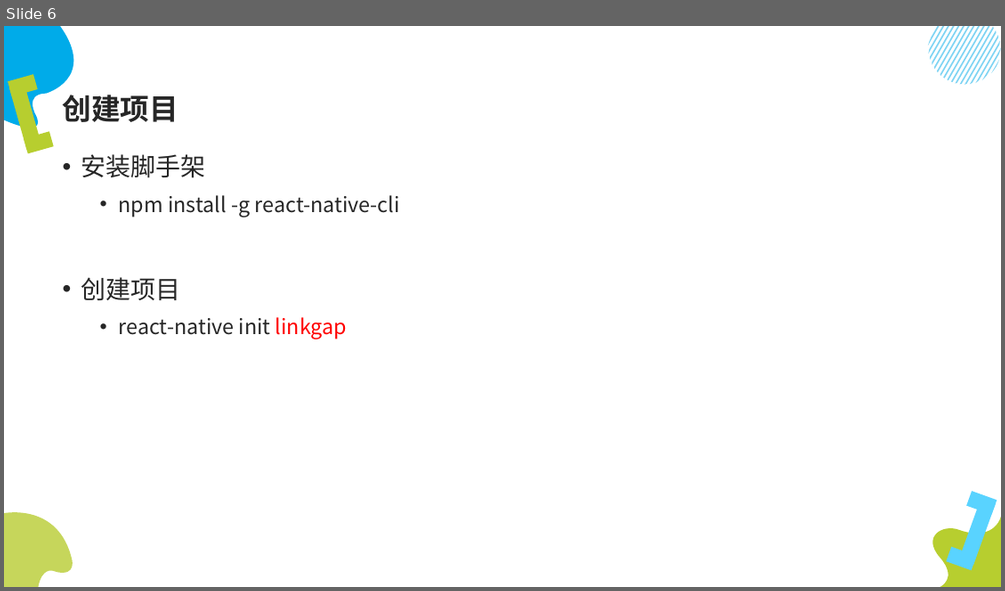
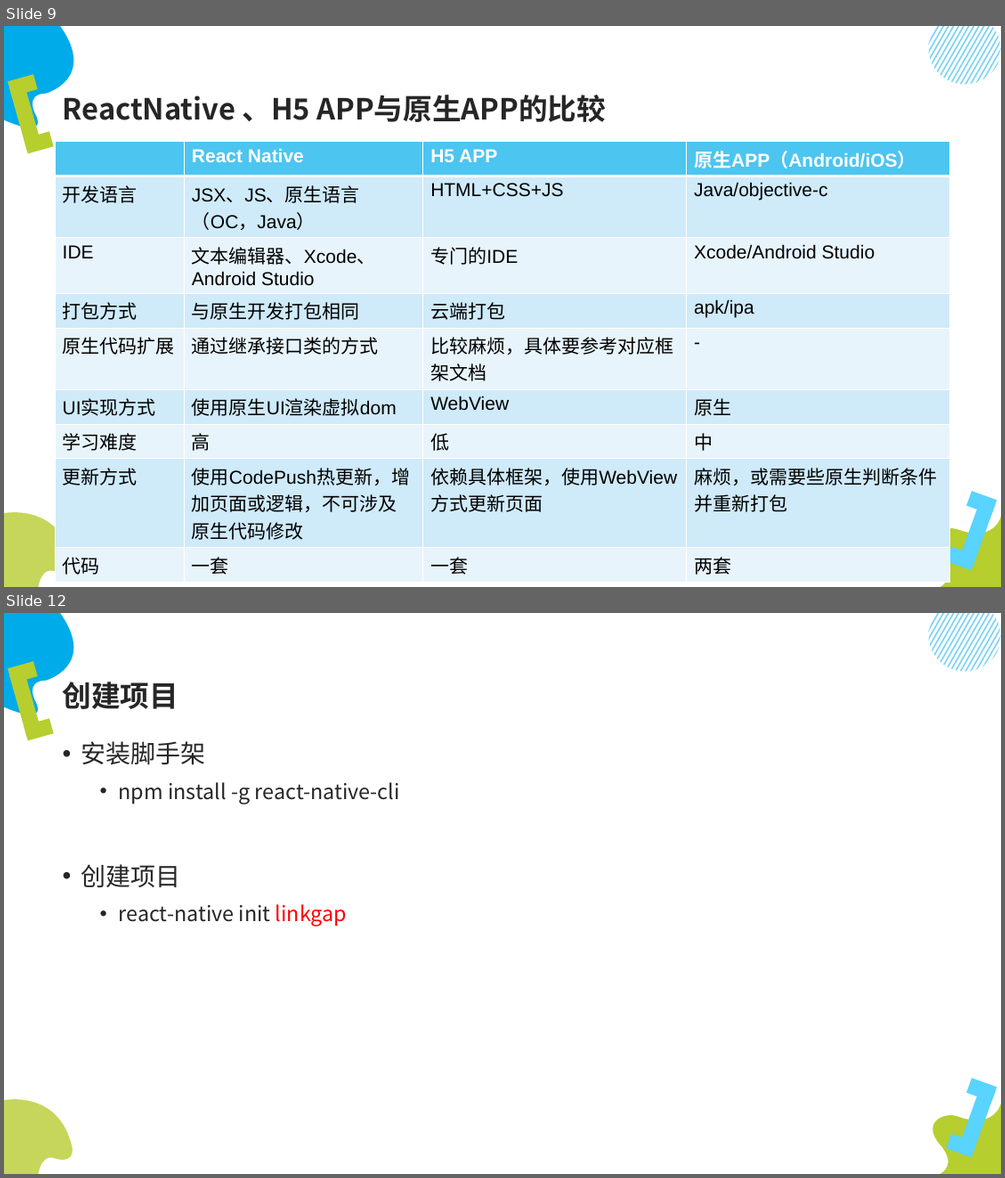
Before and after one commit to lumin824/hello-react-native, a slide deck: linkgap/ReactNative开发.pptx. Shown one above the other, each under a label of ours: slide 6 before the commit, slides 9 and 12 after it; the slides between them are not shown. The pictures are 1005x591 and 1005x1178 pixels, drawn with LibreOffice and Linux fonts; fonts in the diff are those of the drawing. Boxes give left, top, right and bottom in pixels: in the first picture for what was removed or moved away, otherwise in the second. Text is boxed around its words. In the diff, an @@ line names an element or a change of style, - is before the commit and + after.

```diff
--- a/linkgap/ReactNative开发.pptx
+++ b/linkgap/ReactNative开发.pptx
@@ slide 9 added at (4,26,1001,587), background #FFFFFF; not listed: 26 template elements that a slide beside it also shows @@
@@ title added at (63,95,606,122), 28 pt, text #262626, bold @@
+ReactNative 、H5 APP与原生APP的比较
@@ table added at (55,142,949,578), 9 rows, 4 columns @@
+ | React Native | H5 APP | 原生APP（Android/iOS）
+开发语言 | JSX、JS、原生语言（OC，Java） | HTML+CSS+JS | Java/objective-c
+IDE | 文本编辑器、Xcode、Android Studio | 专门的IDE | Xcode/Android Studio
+打包方式 | 与原生开发打包相同 | 云端打包 | apk/ipa
+原生代码扩展 | 通过继承接口类的方式 | 比较麻烦，具体要参考对应框架文档 | -
+UI实现方式 | 使用原生UI渲染虚拟dom | WebView | 原生
+学习难度 | 高 | 低 | 中
+更新方式 | 使用CodePush热更新，增加页面或逻辑，不可涉及原生代码修改 | 依赖具体框架，使用WebView方式更新页面 | 麻烦，或需要些原生判断条件并重新打包
+代码 | 一套 | 一套 | 两套
@@ what was slide 6 is now slide 12 @@
```
Also in this commit, not shown: 9 slides changed, 16 other slides added, 1 other file.
